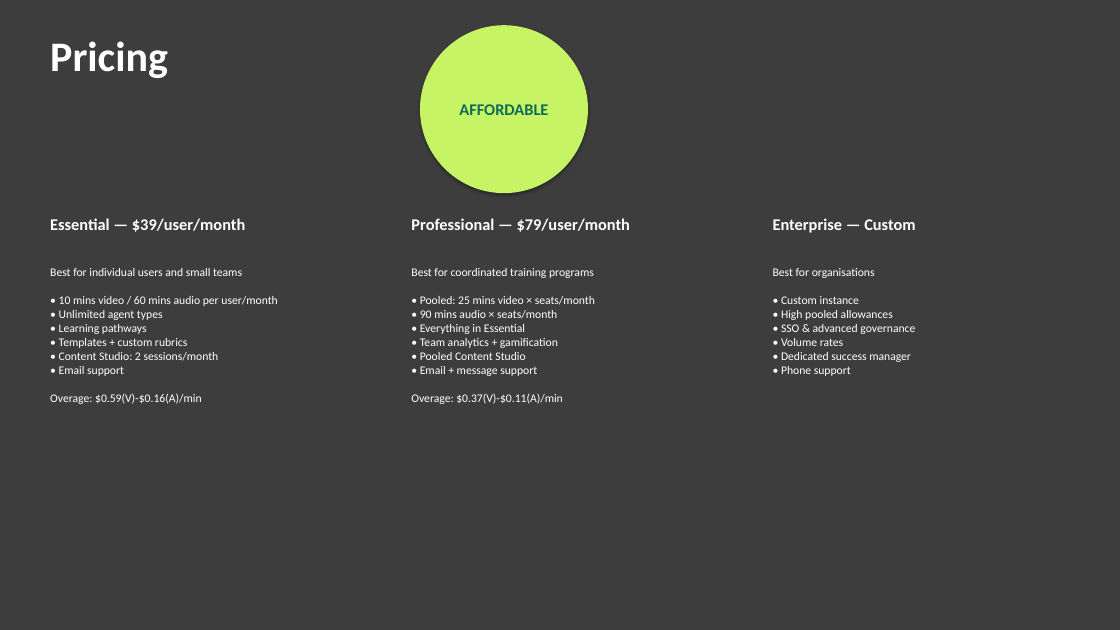
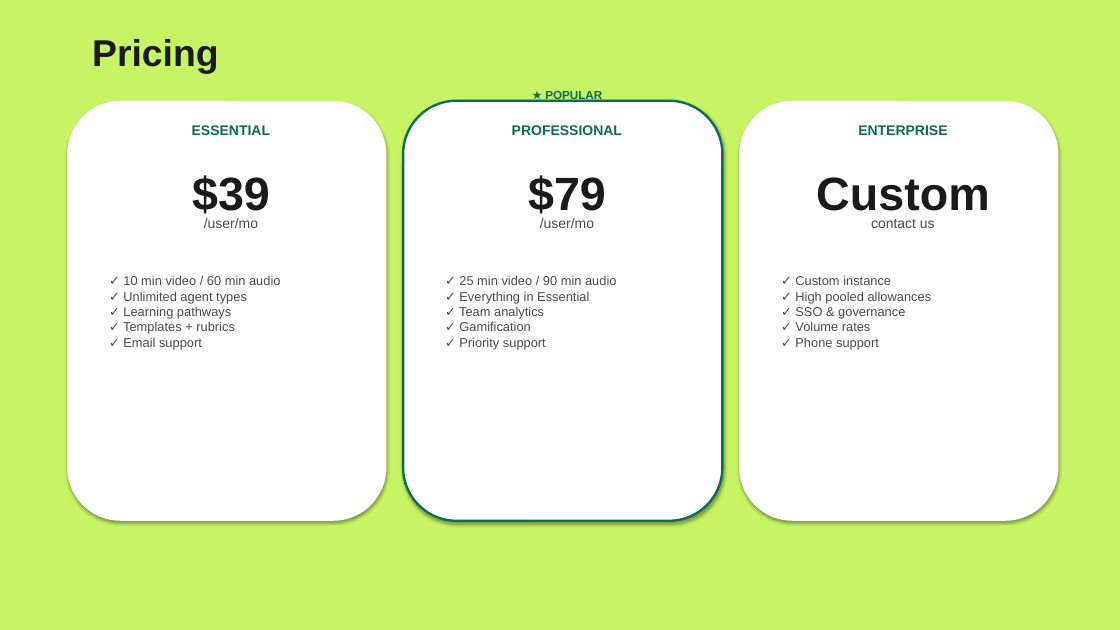
Before and after one commit to stevetoti/medd-sim-pitch, a slide deck: slide 8 of MEDD-SIM-Pitch-Deck.pptx (slide 10 before the commit). Drawn at 1120x630 pixels with LibreOffice and Linux fonts; fonts in the diff are those of the drawing. Boxes give left, top, right and bottom in pixels: in the first picture for what was removed or moved away, otherwise in the second. Text is boxed around its words. In the diff, an @@ line names an element or a change of style, - is before the commit and + after.

Commit message:
V5: Dark background with professional images

```diff
--- a/MEDD-SIM-Pitch-Deck.pptx
+++ b/MEDD-SIM-Pitch-Deck.pptx
@@ background #3D3D3D to #C7F464 @@
@@ text "Pricing": place and size @@
-text "Pricing" at box(50, 41, 168, 78)
+text "Pricing" at box(92, 39, 218, 74)
@@ text "Pricing" at box(92, 39, 218, 74): size 36 to 32 pt, font Calibri to Arial, text colour #FFFFFF to #1A1A1A @@
@@ ellipse removed at box(420, 25, 588, 193) @@
-AFFORDABLE
@@ rounded rectangle added at box(67, 101, 386, 521), fill #FFFFFF @@
@@ rounded rectangle added at box(403, 101, 723, 521), fill #FFFFFF, outline #0D6B56 2 pt @@
@@ text added at box(545, 90, 602, 102), 10 pt, text #0D6B56, bold @@
+★ POPULAR
@@ rounded rectangle added at box(739, 101, 1059, 521), fill #FFFFFF @@
@@ text added at box(192, 125, 270, 135), 12 pt, text #0D6B56, bold @@
+ESSENTIAL
@@ text added at box(512, 125, 622, 135), 12 pt, text #0D6B56, bold @@
+PROFESSIONAL
@@ text added at box(858, 125, 947, 135), 12 pt, text #0D6B56, bold @@
+ENTERPRISE
@@ text added at box(192, 175, 270, 219), 40 pt, text #1A1A1A, bold @@
+$39
@@ text added at box(528, 175, 606, 219), 40 pt, text #1A1A1A, bold @@
+$79
@@ text at box(816, 177, 989, 211): text changed; size 14 to 40 pt; font Calibri to Arial; text colour #FFFFFF to #1A1A1A @@
-Enterprise — Custom
+Custom
@@ text at box(204, 218, 258, 228): text changed; size 14 to 12 pt; font Calibri to Arial; text colour #FFFFFF to #4A4A4A; bold off @@
-Essential — $39/user/month
+/user/mo
@@ text at box(540, 218, 594, 228): text changed; size 14 to 12 pt; font Calibri to Arial; text colour #FFFFFF to #4A4A4A; bold off @@
-Professional — $79/user/month
+/user/mo
@@ text added at box(871, 219, 935, 228), 12 pt, text #4A4A4A @@
+contact us
@@ text at box(123, 275, 280, 350): text changed; size 10 to 11 pt; font Calibri to Arial; text colour #FFFFFF to #4A4A4A @@
-Best for individual users and small teams
-• 10 mins video / 60 mins audio per user/month
-• Unlimited agent types
-• Learning pathways
-• Templates + custom rubrics
-• Content Studio: 2 sessions/month
-• Email support
-Overage: $0.59(V)-$0.16(A)/min
+✓ 10 min video / 60 min audio
+✓ Unlimited agent types
+✓ Learning pathways
+✓ Templates + rubrics
+✓ Email support
@@ text at box(459, 275, 616, 350): text changed; size 10 to 11 pt; font Calibri to Arial; text colour #FFFFFF to #4A4A4A @@
-Best for coordinated training programs
-• Pooled: 25 mins video × seats/month
-• 90 mins audio × seats/month
-• Everything in Essential
-• Team analytics + gamification
-• Pooled Content Studio
-• Email + message support
-Overage: $0.37(V)-$0.11(A)/min
+✓ 25 min video / 90 min audio
+✓ Everything in Essential
+✓ Team analytics
+✓ Gamification
+✓ Priority support
@@ text at box(795, 275, 932, 350): text changed; size 10 to 11 pt; font Calibri to Arial; text colour #FFFFFF to #4A4A4A @@
-Best for organisations
-• Custom instance
-• High pooled allowances
-• SSO & advanced governance
-• Volume rates
-• Dedicated success manager
-• Phone support
+✓ Custom instance
+✓ High pooled allowances
+✓ SSO & governance
+✓ Volume rates
+✓ Phone support
```
Also in this commit, not shown: 5 other slides changed, 3 slides added, 7 slides removed, 2 other files.
